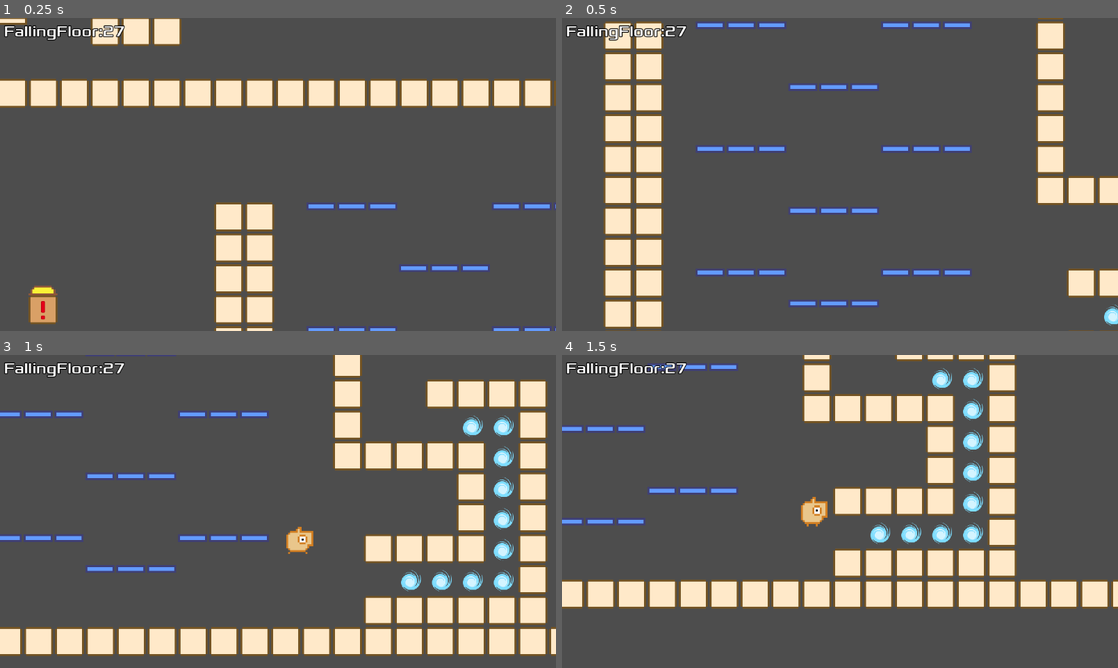
Above: before the commit, frames 1-4 (two rows, left to right).
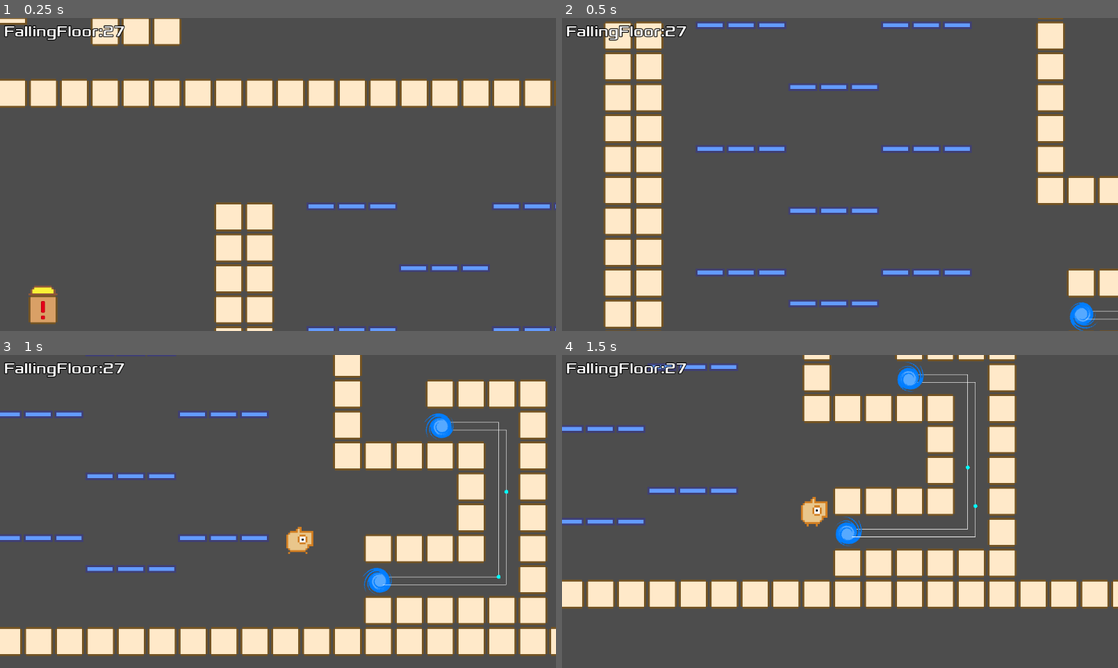
Above: after the commit, the same moments.

Repository: syun77/gd_inovania2
Game: Godot game, scene res://Main.tscn
Two runs of this game, one before a commit and one after it. Both use one fixed random seed, a clock stepped at 60 frames per second and the inputs below.
Inputs (mouse positions are in pixels of both pictures, inside the frame that each line leads up to):
- Up to frame 1 (0.25 s): no input
- Up to frame 2 (0.5 s): no input
- Up to frame 3 (1 s): move the mouse to (400, 495) at 0.52 s; hold Right (ui_right) from 0.53 s (still down); hold Space (action) from 0.53 s (still down); tap Up (ui_up) at 0.77 s
- Up to frame 4 (1.5 s): keep holding Right (ui_right); move the mouse to (728, 527) at 1.27 s; release Space (action) at 1.28 s; tap Space (action) at 1.35 s

Frame 1 is identical in both runs. In frame 2, 0.4% of the frame differs, in the area x 91-100%, y 90-100%; in frame 3, 2.3%, in the area x 65-93%, y 18-77%; in frame 4, 2.3%.

Commit message:
ワープ渦巻き実装中

Diff:
--- a/gd_inovania2/Main.gd
+++ b/gd_inovania2/Main.gd
@@ -16,6 +16,7 @@
 const ONEWAY_WALL_OBJ = preload("res://src/gimmic/OneWayWall.tscn")
 const EXCLAMATION_BLOCK_OBJ = preload("res://src/gimmic/ExclamationBlock.tscn")
 const FALLING_FLOOR_OBJ = preload("res://src/gimmic/FallingFloor.tscn")
+const VORTEX_OBJ = preload("res://src/gimmic/Vortex.tscn")
 
 # -------------------------------------------
 # onready.
@@ -144,8 +145,9 @@
 
 				Map.eType.VORTEX_WARP:
 					# ワープ渦巻き.
+					# 終端判定があるので先に消しておく.
+					Map.erase_cell_from_world(pos)
 					_create_vortex_warp(i, j)
-					Map.erase_cell_from_world(pos)
 
 ## 上を調べてコリジョンがなければ一方通行床を置く.
 ## @note ハシゴの後ろに隠れている一方通行床がチラチラ見える不具合がある.
@@ -207,7 +209,7 @@
 				is_end = true
 				# 終端座標を結果に含めたいのでbreakしない.
 				# break
-			if type != search_type:
+			elif type != search_type:
 				continue # 検索対象のタイルでない.
 
 			# 見つかったタイルを消しておく.
@@ -216,6 +218,7 @@
 			found = true
 			# 次の座標から調べる.
 			p = p2
+			# 1方向だけ見つかれば良いのでbreak.
 			break
 
 		if is_end:
@@ -229,7 +232,33 @@
 
 ## ワープ渦巻きの経路を作る.
 func _create_vortex_warp(i:int, j:int) -> void:
-	pass
+	var search_type = Map.eType.VORTEX_PASSAGE # 渦巻き通路を探す処理.
+	var end_type = Map.eType.VORTEX_WARP # ワープ渦巻きがゴール.
+	var p = Vector2i(i, j)
+
+	# ワープ渦巻きを生成.
+	var vortex1 = VORTEX_OBJ.instantiate()
+
+	# 座標リスト.
+	var pos_list = _create_passage_list(p, search_type, end_type)
+	print(pos_list)
+	_bg_layer.add_child(vortex1)
+	vortex1.setup(p, pos_list, -8)
+
+	# 終端用のワープ渦巻きを作っておく.
+	var pos_list2 = pos_list.duplicate() # 複製.
+	# 終端を取得.
+	var end_pos = pos_list2.pop_back()
+	# 終端が開始.
+	var p2 = p + end_pos
+	var vortex2 = VORTEX_OBJ.instantiate()
+	# 逆順にする.
+	pos_list2.reverse()
+	pos_list2 = pos_list2.map(func(a): return a-end_pos) # end_pos基準に変換.
+	pos_list2.append(-end_pos) # 終端はこれで良い.
+	print(pos_list2)
+	_bg_layer.add_child(vortex2)
+	vortex2.setup(p2, pos_list2, 8)
 
 ## カメラの更新.
 func _update_camera(delta:float, is_warp:bool=false) -> void:
--- a/gd_inovania2/src/gimmic/Vortex.gd
+++ b/gd_inovania2/src/gimmic/Vortex.gd
@@ -7,9 +7,53 @@
 
 @onready var _spr = $Sprite2D
 
+## グリッド座標系の座標.
+var _grid_pos = Vector2i()
+## 移動座標リスト.
+var _pos_list = []
 var _timer = 0.0
+var _passage_offset = Vector2.ONE
+
+## セットアップ.
+func setup(grid_pos:Vector2i, pos_list:Array, offset:float) -> void:
+	_grid_pos = grid_pos
+	_pos_list = pos_list
+	_passage_offset *= offset
+
+	position = Map.grid_to_world(_grid_pos)
 
 func _process(delta: float) -> void:
 	_timer += delta * 4
 
 	_spr.rotation = _timer
+
+	queue_redraw()
+
+func _draw() -> void:
+	# まずは通路の線を引く.
+	_draw_passage()
+
+	# 線の上を移動する円の描画.
+	var p_list = _pos_list.duplicate()
+	p_list.push_front(Vector2i.ZERO)
+	var t = _timer
+	var mod = p_list.size() - 1
+	var idx = int(t) % mod
+	var p1 = Vector2(p_list[idx])
+	var p2 = Vector2(p_list[idx+1])
+	# 小数部だけ欲しい
+	var rate = t - int(t)
+	p1 = p1.lerp(p2, rate)
+	var v = Map.grid_to_world(p1, false)
+	v += _passage_offset
+	draw_circle(v, 4, Color.AQUA)
+
+func _draw_passage() -> void:
+	var p1 = Vector2i.ZERO
+	for p2 in _pos_list:
+		var v1 = Map.grid_to_world(p1, false)
+		var v2 = Map.grid_to_world(p2, false)
+		v1 += _passage_offset
+		v2 += _passage_offset
+		draw_line(v1, v2, Color.WHITE)
+		p1 = p2
